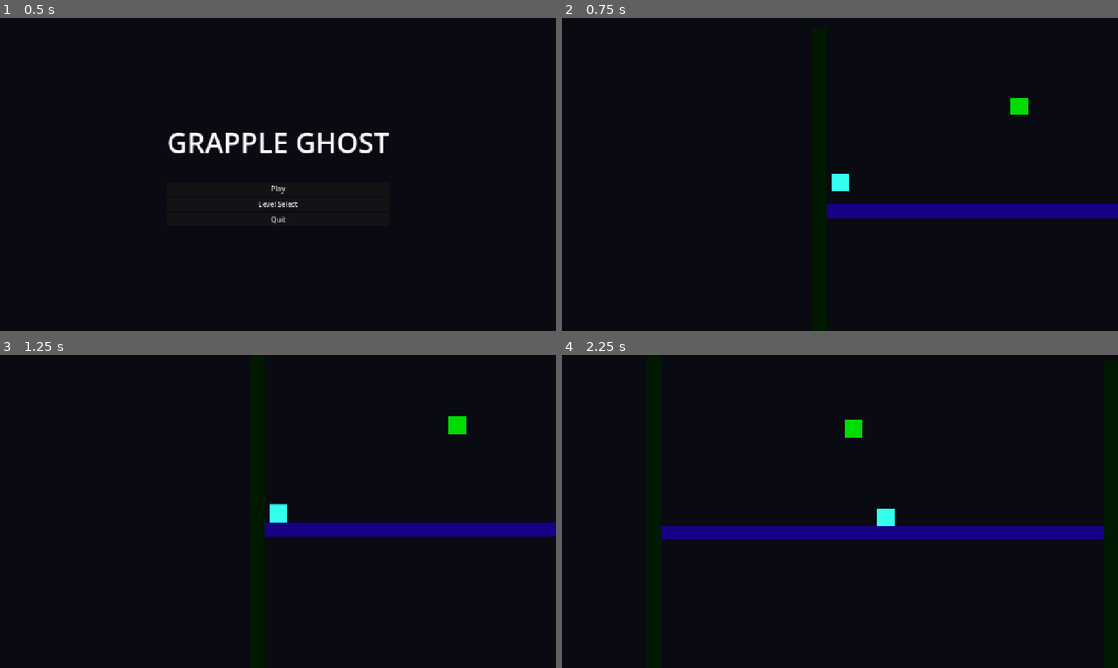
Above: before the commit, frames 1-4 (two rows, left to right).
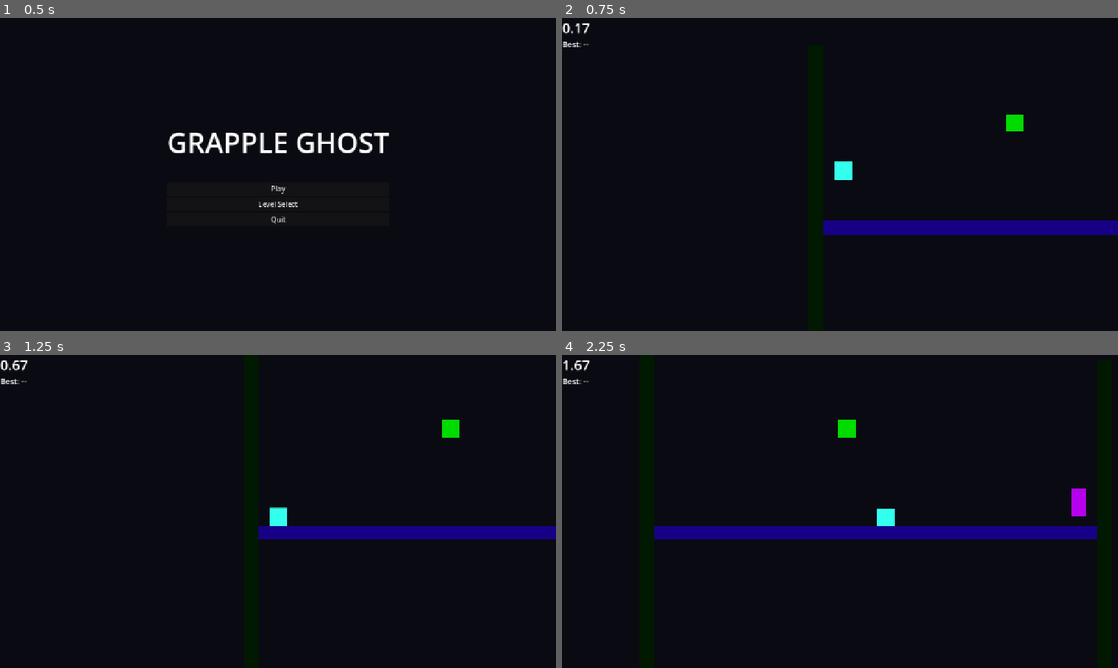
Above: after the commit, the same moments.

Repository: sadahamvishwanath/grapple-ghost
Game: Godot game, scene res://ui/MainMenu.tscn
The game is run twice, just before and just after one commit, with the same random seed, the same clock (stepped at 60 frames per second) and the same inputs.
Inputs (mouse positions are in pixels of both pictures, inside the frame that each line leads up to):
- Up to frame 1 (0.5 s): no input
- Up to frame 2 (0.75 s): click "Play" at 0.5 s
- Up to frame 3 (1.25 s): no input
- Up to frame 4 (2.25 s): move the mouse to (962, 495) at 1.27 s; hold D (move_right) from 1.28 s (still down); tap Shift (dash) at 1.35, 2.1 s; click (962, 495) at 1.42 s; tap Space (jump) at 1.52 s; move the mouse to (728, 527) at 2.02 s

Frame 1 is identical in both runs. In frame 2, 5.7% of the frame differs, in the area x 0-100%, y 1-70%; in frame 3, 1.5%; in frame 4, 0.6%.

Commit message:
Ghost replay working with persistent save

Diff:
--- a/levels/Level1.tscn
+++ b/levels/Level1.tscn
@@ -1,6 +1,9 @@
-[gd_scene load_steps=4 format=3 uid="uid://b08nms1nlykpd"]
+[gd_scene load_steps=7 format=3 uid="uid://b08nms1nlykpd"]
 
 [ext_resource type="PackedScene" uid="uid://bvoacsv0vkdl5" path="res://scenes/Player.tscn" id="1_6ovph"]
+[ext_resource type="Script" uid="uid://d0dfpyg5jty6p" path="res://scripts/Level.gd" id="1_32mhh"]
+[ext_resource type="PackedScene" uid="uid://c4gtvvljimfqm" path="res://ui/LevelHUD.tscn" id="3_ohbkr"]
+[ext_resource type="PackedScene" uid="uid://dfk3uh07yqnt4" path="res://scenes/Exit.tscn" id="4_2j4y6"]
 
 [sub_resource type="RectangleShape2D" id="RectangleShape2D_6ovph"]
 size = Vector2(1030, 32)
@@ -9,6 +12,7 @@
 size = Vector2(40, 40)
 
 [node name="Level1" type="Node2D"]
+script = ExtResource("1_32mhh")
 
 [node name="Player" parent="." instance=ExtResource("1_6ovph")]
 position = Vector2(60, -70)
@@ -72,3 +76,11 @@
 offset_right = 40.0
 offset_bottom = 40.0
 color = Color(0, 0.86269, 0, 1)
+
+[node name="SpawnPoint" type="Marker2D" parent="."]
+position = Vector2(76, -135)
+
+[node name="LevelHUD" parent="." instance=ExtResource("3_ohbkr")]
+
+[node name="Exit" parent="." instance=ExtResource("4_2j4y6")]
+position = Vector2(1005, -52)
--- /dev/null
+++ b/scenes/Exit.tscn
@@ -0,0 +1,21 @@
+[gd_scene load_steps=3 format=3 uid="uid://dfk3uh07yqnt4"]
+
+[ext_resource type="Script" uid="uid://cg6so31mcttrb" path="res://scripts/Exit.gd" id="1_c4vl1"]
+
+[sub_resource type="RectangleShape2D" id="RectangleShape2D_yhnsb"]
+size = Vector2(31, 63)
+
+[node name="Exit" type="Area2D"]
+position = Vector2(53, 34)
+script = ExtResource("1_c4vl1")
+
+[node name="Collision" type="CollisionShape2D" parent="."]
+position = Vector2(1.5, 0.5)
+shape = SubResource("RectangleShape2D_yhnsb")
+
+[node name="Visual" type="ColorRect" parent="."]
+offset_left = -15.0
+offset_top = -32.0
+offset_right = 17.0
+offset_bottom = 32.0
+color = Color(0.713078, 0.00241231, 0.926794, 1)
--- /dev/null
+++ b/scenes/Ghost.tscn
@@ -0,0 +1,11 @@
+[gd_scene load_steps=3 format=3 uid="uid://cnglitbgbjhkw"]
+
+[ext_resource type="Script" uid="uid://cimscsetmo6mb" path="res://scripts/Ghost.gd" id="1_bo3t2"]
+[ext_resource type="Texture2D" uid="uid://cqt2nbhilotx" path="res://assets/sprites/player.png" id="2_ggg0v"]
+
+[node name="Ghost" type="Node2D"]
+script = ExtResource("1_bo3t2")
+
+[node name="Sprite" type="Sprite2D" parent="."]
+modulate = Color(0.633757, 0.633757, 0.633757, 1)
+texture = ExtResource("2_ggg0v")
--- /dev/null
+++ b/scripts/Exit.gd
@@ -0,0 +1,11 @@
+extends Area2D
+
+signal reached
+
+func _ready() -> void:
+	body_entered.connect(_on_body_entered)
+
+
+func _on_body_entered(body: Node) -> void:
+	if body.name == "Player":
+		reached.emit()
--- a/scripts/GameState.gd
+++ b/scripts/GameState.gd
@@ -1,18 +1,13 @@
 extends Node
 
-# Levels are 1..5 for now. Add more later.
 const TOTAL_LEVELS: int = 5
+const SAVE_PATH: String = "user://save.json"
 
-# Highest level number the player has reached. Starts at 1.
 var highest_unlocked: int = 1
+var current_level: int = 1
+var best_times: Dictionary = {}
+var ghosts: Dictionary = {}
 
-# Which level the player is currently in.
-var current_level: int = 1
-
-# Best time per level, in seconds. 0.0 means no run yet.
-var best_times: Dictionary = {}
-
-# Paths to each level scene.
 const LEVEL_PATHS: Array[String] = [
 	"res://levels/Level1.tscn",
 	"res://levels/Level2.tscn",
@@ -22,13 +17,111 @@
 ]
 
 
+
+func _ready() -> void:
+	load_game()
+	print("[GameState] _ready fired")
+	load_game()
+
 func unlock_next_level(from_level: int) -> void:
 	var next: int = from_level + 1
 	if next > highest_unlocked and next <= TOTAL_LEVELS:
 		highest_unlocked = next
+		save_game()
 
 
 func get_level_path(level_number: int) -> String:
 	if level_number < 1 or level_number > LEVEL_PATHS.size():
 		return ""
 	return LEVEL_PATHS[level_number - 1]
+
+
+func save_ghost(level_number: int, frames: Array) -> void:
+	ghosts[level_number] = frames.duplicate()
+	print("[GameState] save_ghost level=", level_number, " frames=", ghosts[level_number].size())
+	save_game()
+
+
+func get_ghost(level_number: int) -> Array:
+	var g: Array = ghosts.get(level_number, [])
+	print("[GameState] get_ghost level=", level_number, " frames=", g.size())
+	return g
+
+
+# --- Persistence ---
+
+func save_game() -> void:
+	var data: Dictionary = {
+		"highest_unlocked": highest_unlocked,
+		"best_times": _dict_int_float(best_times),
+		"ghosts": _serialize_ghosts(),
+	}
+	var file := FileAccess.open(SAVE_PATH, FileAccess.WRITE)
+	if file == null:
+		push_error("Could not open save file for writing: " + SAVE_PATH)
+		return
+	file.store_string(JSON.stringify(data))
+	file.close()
+
+
+func load_game() -> void:
+	if not FileAccess.file_exists(SAVE_PATH):
+		return
+	var file := FileAccess.open(SAVE_PATH, FileAccess.READ)
+	if file == null:
+		push_error("Could not open save file for reading: " + SAVE_PATH)
+		return
+	var text: String = file.get_as_text()
+	file.close()
+
+	var parsed = JSON.parse_string(text)
+	if typeof(parsed) != TYPE_DICTIONARY:
+		push_error("Save file is corrupted.")
+		return
+
+	highest_unlocked = int(parsed.get("highest_unlocked", 1))
+
+	best_times.clear()
+	var bt: Dictionary = parsed.get("best_times", {})
+	for key in bt.keys():
+		best_times[int(key)] = float(bt[key])
+
+	ghosts.clear()
+	var gs: Dictionary = parsed.get("ghosts", {})
+	for key in gs.keys():
+		var arr: Array = gs[key]
+		var frames: Array[Vector2] = []
+		for item in arr:
+			frames.append(Vector2(float(item[0]), float(item[1])))
+		ghosts[int(key)] = frames
+
+	print("[GameState] loaded save. levels unlocked=", highest_unlocked,
+		  " best_times=", best_times.size(), " ghosts=", ghosts.size())
+
+
+# --- Helpers for JSON-safe conversion ---
+
+func _dict_int_float(d: Dictionary) -> Dictionary:
+	var out: Dictionary = {}
+	for k in d.keys():
+		out[str(k)] = float(d[k])
+	return out
+
+
+func _serialize_ghosts() -> Dictionary:
+	var out: Dictionary = {}
+	for level in ghosts.keys():
+		var frames: Array = ghosts[level]
+		var packed: Array = []
+		for v in frames:
+			packed.append([v.x, v.y])
+		out[str(level)] = packed
+	return out
+
+func reset_save() -> void:
+	if FileAccess.file_exists(SAVE_PATH):
+		DirAccess.remove_absolute(ProjectSettings.globalize_path(SAVE_PATH))
+	highest_unlocked = 1
+	best_times.clear()
+	ghosts.clear()
+	print("[GameState] save reset")
--- /dev/null
+++ b/scripts/Ghost.gd
@@ -0,0 +1,24 @@
+extends Node2D
+
+var frames: Array = []
+var index: int = 0
+var playing: bool = false
+
+
+func setup(ghost_frames: Array) -> void:
+	frames = ghost_frames
+	index = 0
+	playing = frames.size() > 0
+	print("[Ghost] setup: frames=", frames.size(), " playing=", playing)
+	if playing:
+		global_position = frames[0]
+
+
+func _physics_process(_delta: float) -> void:
+	if not playing:
+		return
+	if index >= frames.size():
+		playing = false
+		return
+	global_position = frames[index]
+	index += 1
--- /dev/null
+++ b/scripts/Level.gd
@@ -0,0 +1,80 @@
+extends Node2D
+
+@export var level_number: int = 1
+
+@onready var player: CharacterBody2D = $Player
+@onready var exit: Area2D = $Exit
+@onready var hud: CanvasLayer = $LevelHUD
+
+var finished: bool = false
+
+# Recording
+var recording: Array[Vector2] = []
+var recording_active: bool = false
+
+const GHOST_SCENE := preload("res://scenes/Ghost.tscn")
+
+
+func _ready() -> void:
+	# Setup HUD
+	var best: float = GameState.best_times.get(level_number, 0.0)
+	hud.show_best(best)
+
+	# Hook up exit
+	exit.reached.connect(_on_exit_reached)
+
+	# Reset player to spawn
+	player.global_position = $SpawnPoint.global_position
+
+	# Start recording
+	recording.clear()
+	recording_active = true
+
+	# Spawn ghost if there is one
+	var ghost_frames: Array = GameState.get_ghost(level_number)
+	print("[Level] _ready: ghost_frames.size()=", ghost_frames.size())
+	if ghost_frames.size() > 0:
+		var ghost := GHOST_SCENE.instantiate()
+		add_child(ghost)
+		ghost.setup(ghost_frames)
+		print("[Level] ghost spawned at ", ghost.global_position)
+	else:
+		print("[Level] no ghost to spawn")
+
+
+func _physics_process(_delta: float) -> void:
+	if recording_active:
+		recording.append(player.global_position)
+
+	if Input.is_action_just_pressed("restart"):
+		_restart_level()
+
+
+func _on_exit_reached() -> void:
+	if finished:
+		return
+	finished = true
+	recording_active = false
+	hud.stop()
+
+	var time: float = hud.time
+
+	var prev_best: float = GameState.best_times.get(level_number, 0.0)
+	var is_new_best: bool = prev_best <= 0.0 or time < prev_best
+
+	if is_new_best:
+		print("[Level] new best! frames recorded = ", recording.size())
+		GameState.best_times[level_number] = time
+		GameState.save_ghost(level_number, recording)
+		print("[Level] New best time: ", time)
+	else:
+		print("[Level] not a new best. prev=", prev_best, " current=", time)
+
+	GameState.unlock_next_level(level_number)
+
+	await get_tree().create_timer(1.5).timeout
+	get_tree().change_scene_to_file("res://ui/LevelSelect.tscn")
+
+
+func _restart_level() -> void:
+	get_tree().reload_current_scene()
--- /dev/null
+++ b/ui/LevelHUD.gd
@@ -0,0 +1,30 @@
+extends CanvasLayer
+
+@onready var time_label: Label = $VBox/TimeLabel
+@onready var best_label: Label = $VBox/BestLabel
+
+var time: float = 0.0
+var running: bool = true
+
+
+func _process(delta: float) -> void:
+	if running:
+		time += delta
+		time_label.text = "%.2f" % time
+
+
+func stop() -> void:
+	running = false
+
+
+func reset() -> void:
+	time = 0.0
+	running = true
+	time_label.text = "0.00"
+
+
+func show_best(best: float) -> void:
+	if best <= 0.0:
+		best_label.text = "Best: --"
+	else:
+		best_label.text = "Best: %.2f" % best
--- /dev/null
+++ b/ui/LevelHUD.tscn
@@ -0,0 +1,19 @@
+[gd_scene load_steps=2 format=3 uid="uid://c4gtvvljimfqm"]
+
+[ext_resource type="Script" uid="uid://1h04ybmgtmj3" path="res://ui/LevelHUD.gd" id="1_6ajme"]
+
+[node name="LevelHUB" type="CanvasLayer"]
+script = ExtResource("1_6ajme")
+
+[node name="VBox" type="VBoxContainer" parent="."]
+offset_right = 40.0
+offset_bottom = 40.0
+pivot_offset = Vector2(20, 0)
+
+[node name="TimeLabel" type="Label" parent="VBox"]
+layout_mode = 2
+theme_override_font_sizes/font_size = 32
+
+[node name="BestLabel" type="Label" parent="VBox"]
+layout_mode = 2
+theme_override_font_sizes/font_size = 18
Not shown, added: scripts/Exit.gd.uid
Not shown, added: scripts/Ghost.gd.uid
Not shown, added: scripts/Level.gd.uid
Not shown, added: ui/LevelHUD.gd.uid
